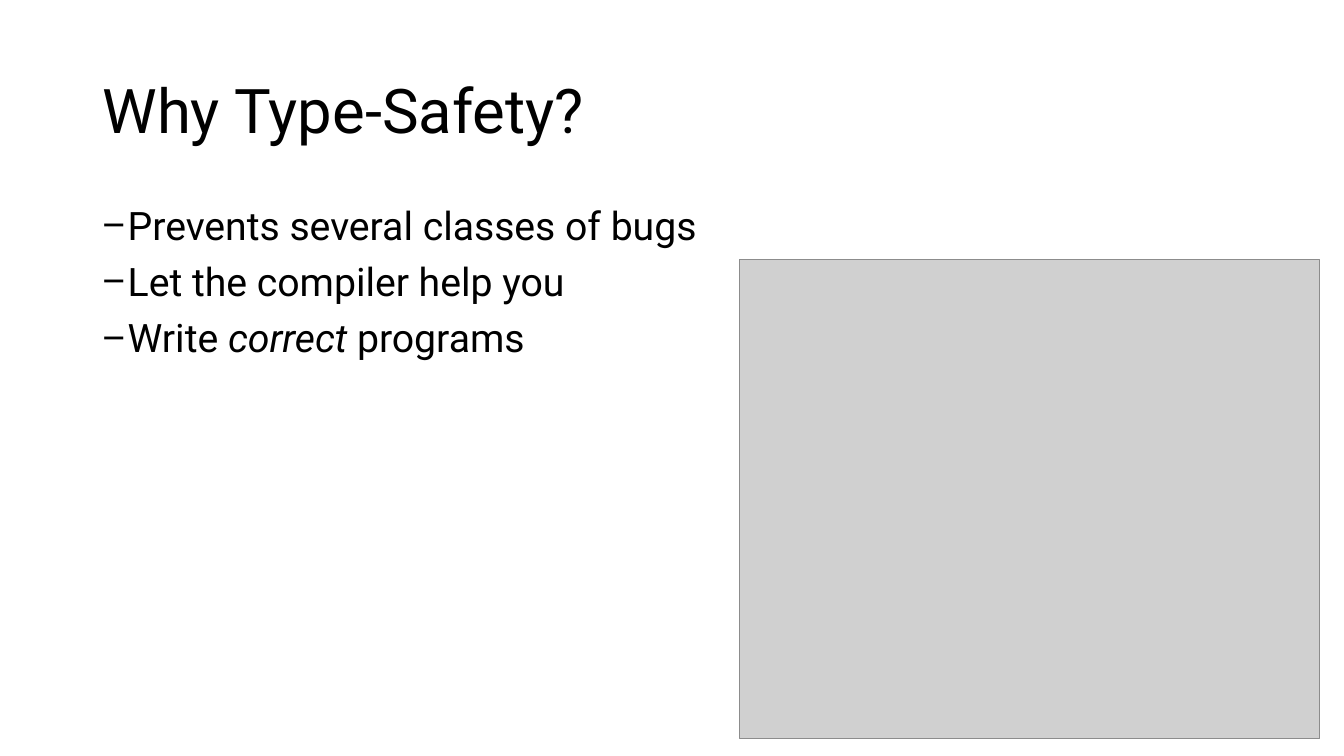
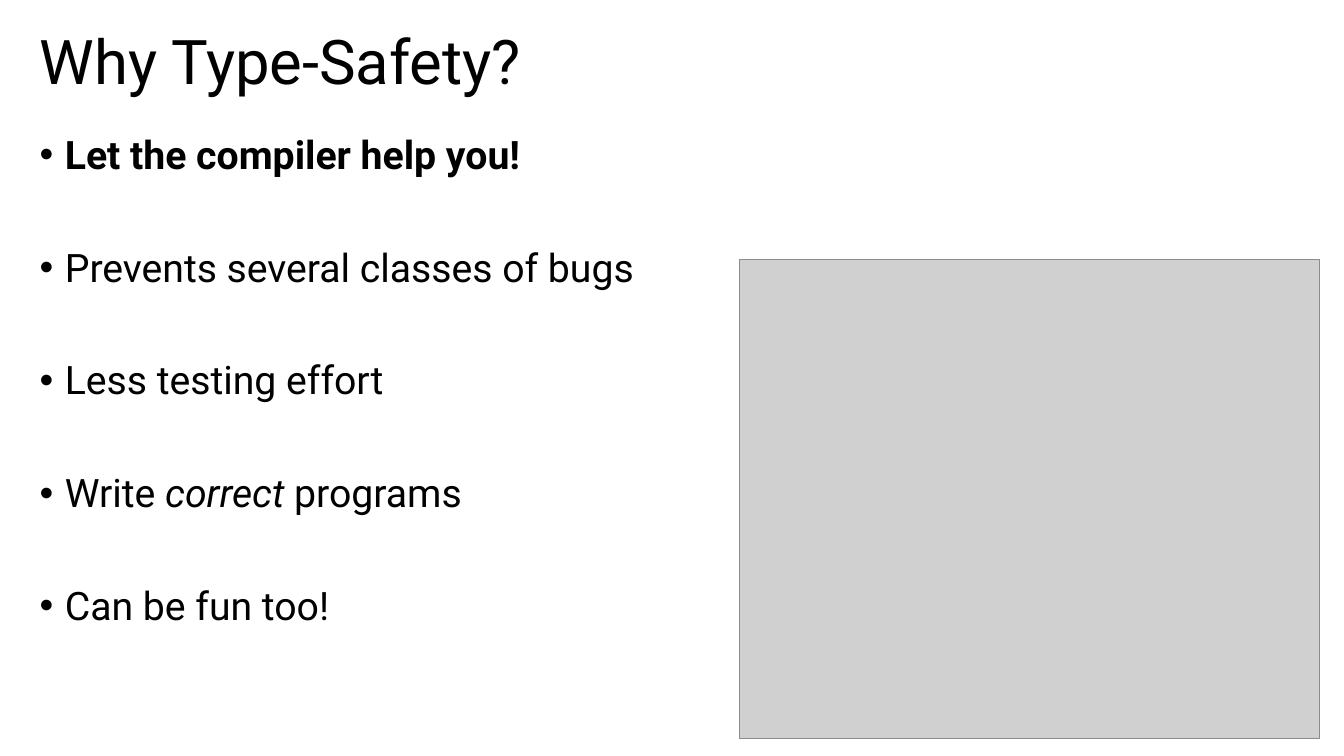
Before and after one commit to ymekesser/a-type-of-magic-presentation, a slide deck: slide 5 of a-type-of-magic.pptx (slide 4 before the commit). Drawn at 1344x756 pixels with LibreOffice and Linux fonts; fonts in the diff are those of the drawing; grey boxes stand for pictures. Boxes give left, top, right and bottom in pixels: in the first picture for what was removed or moved away, otherwise in the second. Text is boxed around its words. In the diff, an @@ line names an element or a change of style, - is before the commit and + after.

```diff
--- a/a-type-of-magic.pptx
+++ b/a-type-of-magic.pptx
@@ title "Why Type-Safety?": place and size @@
-title "Why Type-Safety?" at <box>102,86,584,146</box>
+title "Why Type-Safety?" at <box>40,37,521,97</box>
@@ text "Let the compiler help you!": place and size @@
-text "Let the compiler help you!" at <box>128,210,697,360</box>
+text "Let the compiler help you!" at <box>65,139,634,621</box>
@@ text at <box>65,139,520,178</box>: paragraph added @@
+• Let the compiler help you!
@@ text at <box>65,252,634,515</box>: bullet − to • @@
@@ text at <box>65,364,383,402</box>: text changed @@
-− Let the compiler help you
+• Less testing effort
@@ text at <box>65,590,329,621</box>: paragraph added @@
+• Can be fun too!
```
Also in this commit, not shown: 11 other slides changed, 7 slides added, 2 other files.
